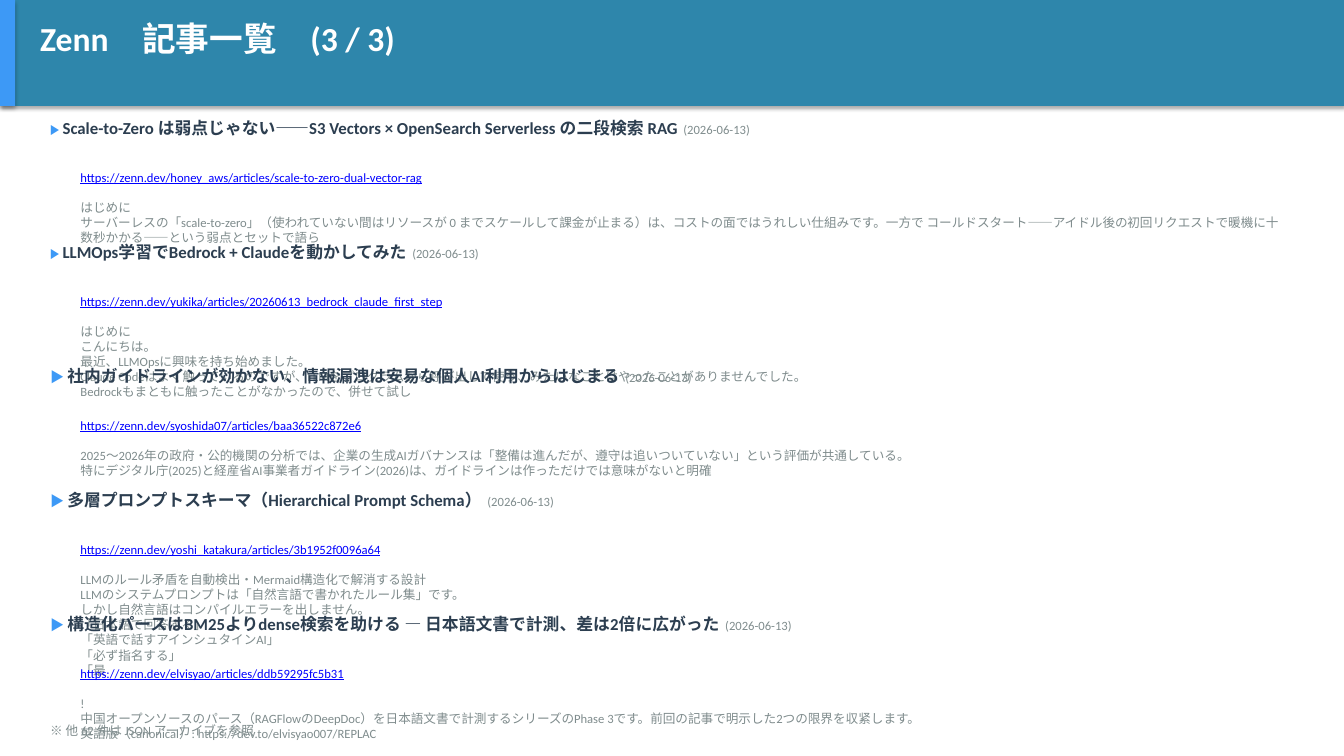
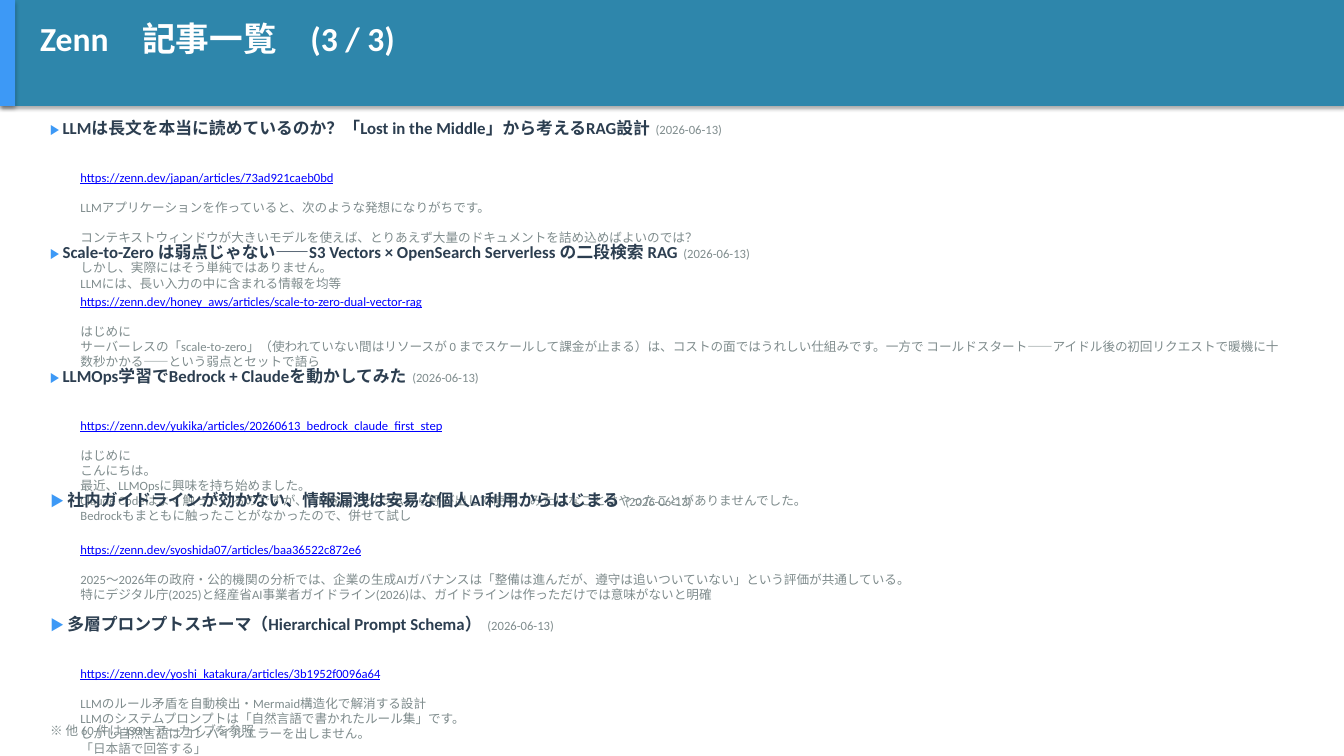
Before and after one commit to h-shoji-jws/ai-news-collector, a slide deck: slide 7 of data/2026-06-14.pptx (slide 6 before the commit). Drawn at 1344x756 pixels with LibreOffice and Linux fonts; fonts in the diff are those of the drawing. Boxes give left, top, right and bottom in pixels: in the first picture for what was removed or moved away, otherwise in the second. Text is boxed around its words. In the diff, an @@ line names an element or a change of style, - is before the commit and + after.

```diff
--- a/data/2026-06-14.pptx
+++ b/data/2026-06-14.pptx
@@ text at (63,121,722,136): text changed @@
-▶ Scale-to-Zero は弱点じゃない——S3 Vectors × OpenSearch Serverless の二段検索 RAG (2026-06-13)
+▶ LLMは長文を本当に読めているのか？「Lost in the Middle」から考えるRAG設計 (2026-06-13)
@@ text at (80,173,333,184): text changed @@
-https://zenn.dev/honey_aws/articles/scale-to-zero-dual-vector-rag
+https://zenn.dev/japan/articles/73ad921caeb0bd
@@ text at (80,201,697,289): text changed @@
-はじめに
-サーバーレスの「scale-to-zero」（使われていない間はリソースが 0 までスケールして課金が止まる）は、コストの面ではうれしい仕組みです。一方で コールドスタート——アイドル後の初回リクエストで暖機に十数秒かかる——という弱点とセットで語ら
+LLMアプリケーションを作っていると、次のような発想になりがちです。
+コンテキストウィンドウが大きいモデルを使えば、とりあえず大量のドキュメントを詰め込めばよいのでは？
+しかし、実際にはそう単純ではありません。
+LLMには、長い入力の中に含まれる情報を均等
@@ text at (63,241,749,263): text changed @@
-▶ LLMOps学習でBedrock + Claudeを動かしてみた (2026-06-13)
+▶ Scale-to-Zero は弱点じゃない——S3 Vectors × OpenSearch Serverless の二段検索 RAG (2026-06-13)
@@ text at (80,297,421,308): text changed @@
-https://zenn.dev/yukika/articles/20260613_bedrock_claude_first_step
+https://zenn.dev/honey_aws/articles/scale-to-zero-dual-vector-rag
@@ text at (80,326,1278,370): text changed @@
-はじめに
-こんにちは。
-最近、LLMOpsに興味を持ち始めました。
-Claude Codeはよく触っているのですが、LLMをプログラムから呼び出して使う、みたいなことはやったことがありませんでした。
-Bedrockもまともに触ったことがなかったので、併せて試し
+はじめに
+サーバーレスの「scale-to-zero」（使われていない間はリソースが 0 までスケールして課金が止まる）は、コストの面ではうれしい仕組みです。一方で コールドスタート——アイドル後の初回リクエストで暖機に十数秒かかる——という弱点とセットで語ら
@@ text at (63,369,478,385): text changed @@
-▶ 社内ガイドラインが効かない、情報漏洩は安易な個人AI利用からはじまる (2026-06-13)
+▶ LLMOps学習でBedrock + Claudeを動かしてみた (2026-06-13)
@@ text at (80,421,442,432): text changed @@
-https://zenn.dev/syoshida07/articles/baa36522c872e6
+https://zenn.dev/yukika/articles/20260613_bedrock_claude_first_step
@@ text at (80,450,806,521): text changed @@
-2025〜2026年の政府・公的機関の分析では、企業の生成AIガバナンスは「整備は進んだが、遵守は追いついていない」という評価が共通している。
-特にデジタル庁(2025)と経産省AI事業者ガイドライン(2026)は、ガイドラインは作っただけでは意味がないと明確
+はじめに
+こんにちは。
+最近、LLMOpsに興味を持ち始めました。
+Claude Codeはよく触っているのですが、LLMをプログラムから呼び出して使う、みたいなことはやったことがありませんでした。
+Bedrockもまともに触ったことがなかったので、併せて試し
@@ text at (67,489,691,511): text changed @@
-▶ 多層プロンプトスキーマ（Hierarchical Prompt Schema） (2026-06-13)
+▶ 社内ガイドラインが効かない、情報漏洩は安易な個人AI利用からはじまる (2026-06-13)
@@ text at (80,545,361,556): text changed @@
-https://zenn.dev/yoshi_katakura/articles/3b1952f0096a64
+https://zenn.dev/syoshida07/articles/baa36522c872e6
@@ text at (80,573,909,601): text changed @@
-LLMのルール矛盾を自動検出・Mermaid構造化で解消する設計
-LLMのシステムプロンプトは「自然言語で書かれたルール集」です。
-しかし自然言語はコンパイルエラーを出しません。
-「日本語で回答する」
-「英語で話すアインシュタインAI」
-「必ず指名する」
-「最
+2025〜2026年の政府・公的機関の分析では、企業の生成AIガバナンスは「整備は進んだが、遵守は追いついていない」という評価が共通している。
+特にデジタル庁(2025)と経産省AI事業者ガイドライン(2026)は、ガイドラインは作っただけでは意味がないと明確
@@ text at (67,615,553,633): text changed @@
-▶ 構造化パースはBM25よりdense検索を助ける — 日本語文書で計測、差は2倍に広がった (2026-06-13)
+▶ 多層プロンプトスキーマ（Hierarchical Prompt Schema） (2026-06-13)
@@ text at (80,669,380,680): text changed @@
-https://zenn.dev/elvisyao/articles/ddb59295fc5b31
+https://zenn.dev/yoshi_katakura/articles/3b1952f0096a64
@@ text at (80,697,464,754): text changed @@
-!
-中国オープンソースのパース（RAGFlowのDeepDoc）を日本語文書で計測するシリーズのPhase 3です。前回の記事で明示した2つの限界を収紧します。
-英語版（canonical）: https://dev.to/elvisyao007/REPLAC
+LLMのルール矛盾を自動検出・Mermaid構造化で解消する設計
+LLMのシステムプロンプトは「自然言語で書かれたルール集」です。
+しかし自然言語はコンパイルエラーを出しません。
+「日本語で回答する」
+「英語で話すアインシュタインAI」
+「必ず指名する」
+「最
@@ text at (66,722,254,739): text changed @@
-※ 他 62 件は JSON アーカイブを参照
+※ 他 60 件は JSON アーカイブを参照
```
Also in this commit, not shown: 8 other slides changed, 1 slide added, 1 other file.
